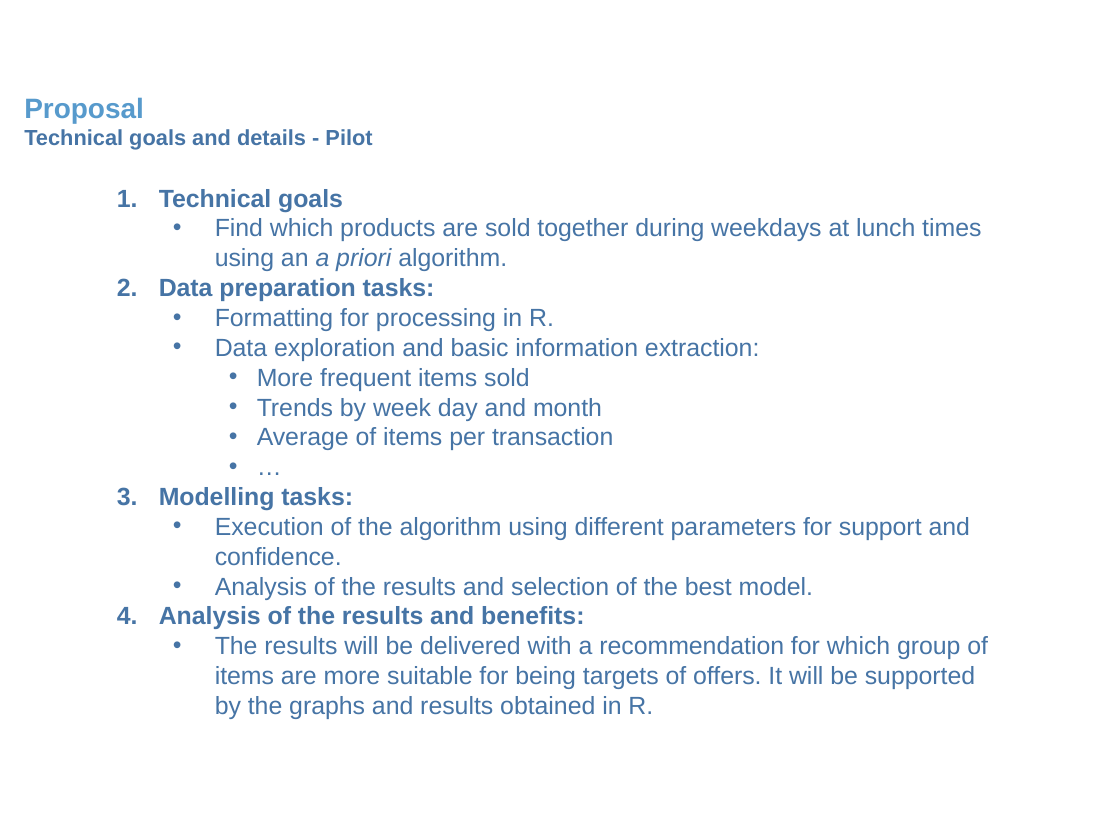
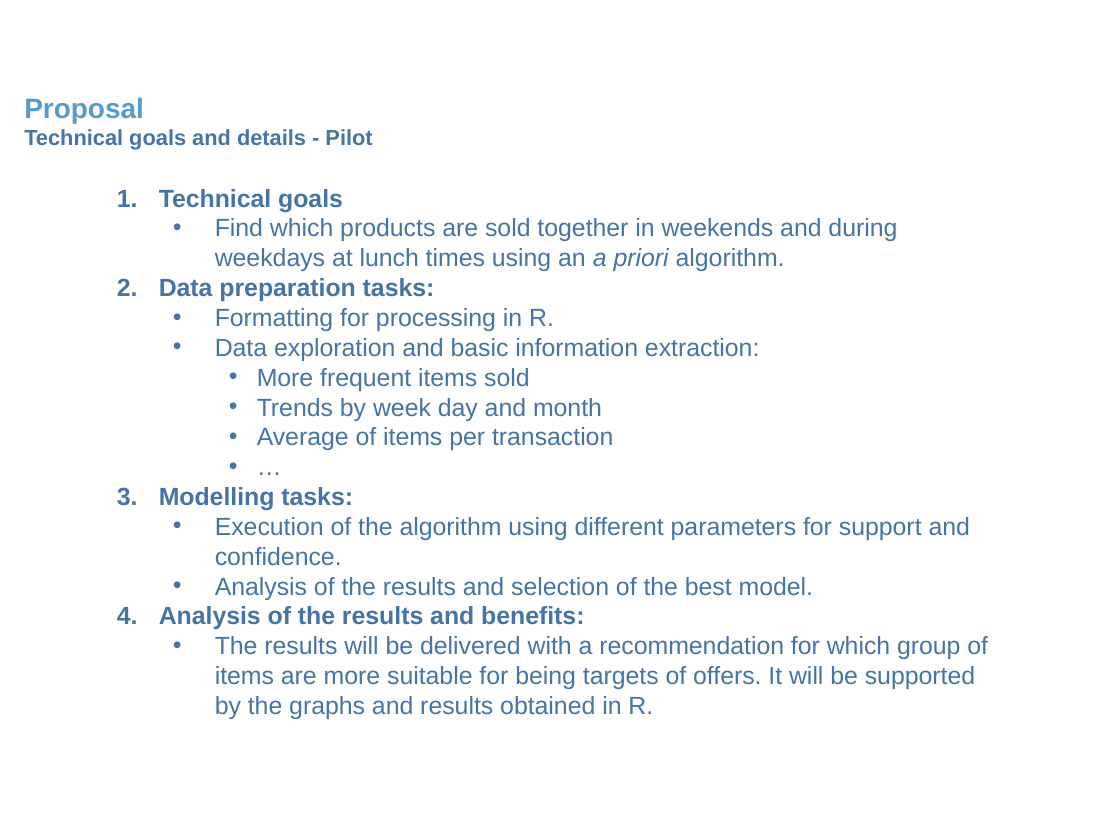
Before and after one commit to DanielMCM/Bakery-Co, a slide deck: slide 14 of 00 Deliverables/Proposal_v2.ppt (slide 15 before the commit). Drawn at 1120x840 pixels with LibreOffice and Linux fonts; fonts in the diff are those of the drawing; background and template pictures are left out. Boxes give left, top, right and bottom in pixels: in the first picture for what was removed or moved away, otherwise in the second. Text is boxed around its words. In the diff, an @@ line names an element or a change of style, - is before the commit and + after.

```diff
--- a/00 Deliverables/Proposal_v2.ppt
+++ b/00 Deliverables/Proposal_v2.ppt
@@ text at [215, 218, 897, 271]: text changed @@
-  • Find which products are sold together during weekdays at lunch times using an a priori algorithm.
+  • Find which products are sold together in weekends and during weekdays at lunch times using an a priori algorithm.
```
Also in this commit, not shown: 7 other slides changed, 1 slide removed, 1 other file.
